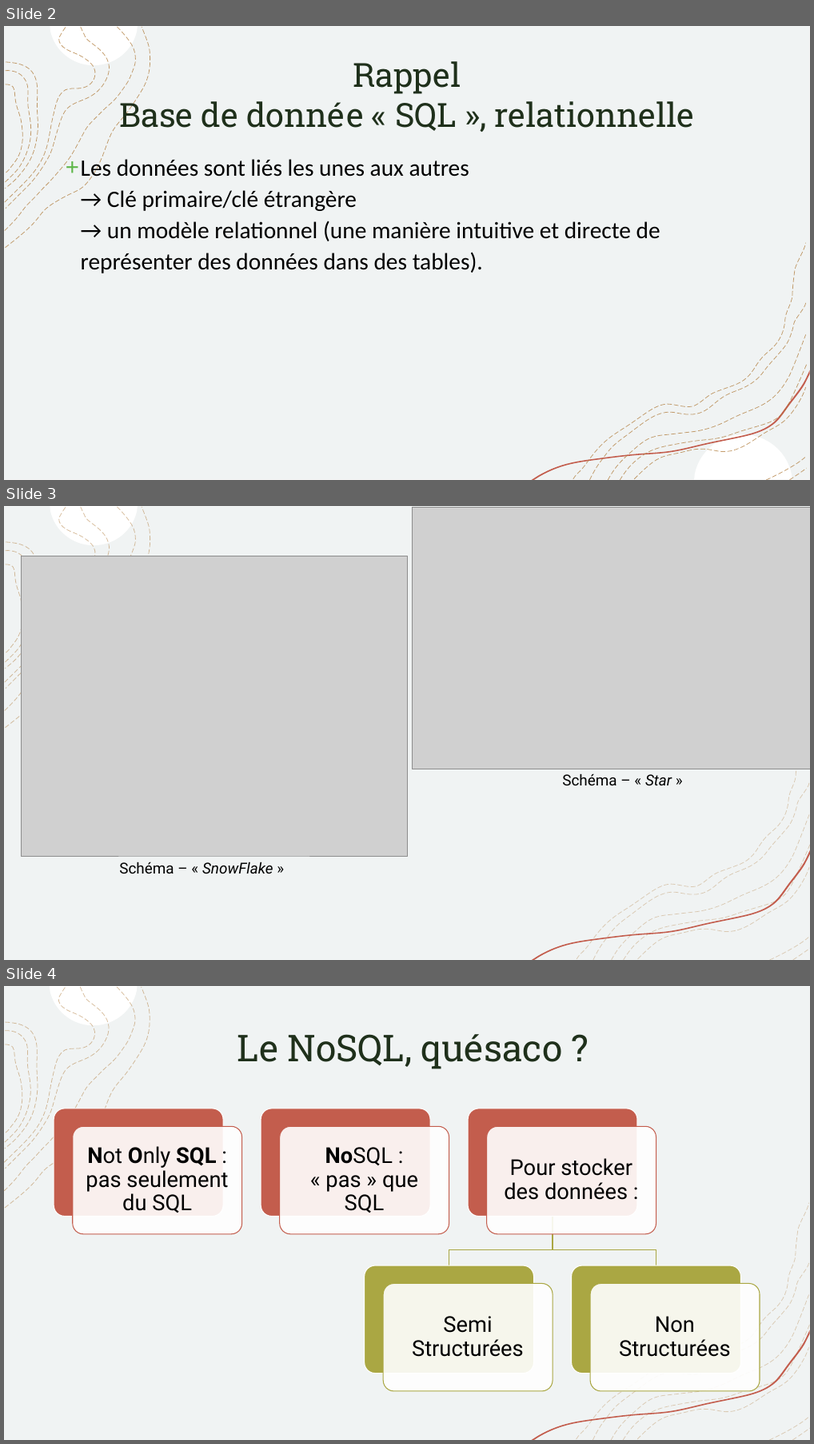
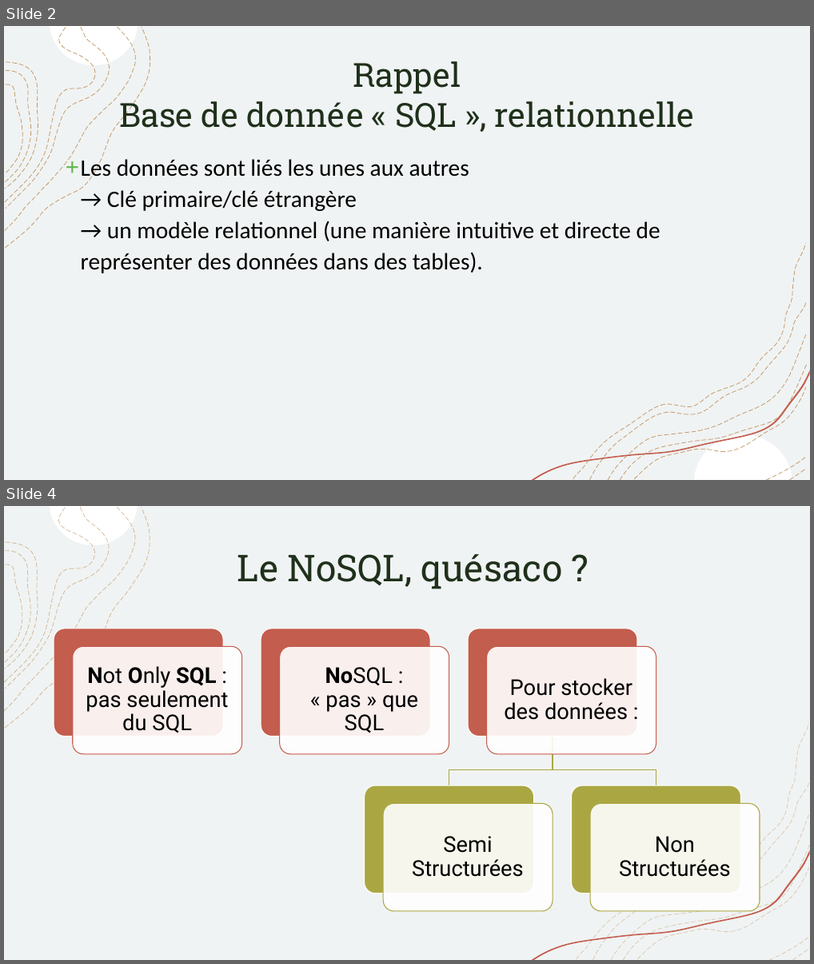
Before and after one commit to AnthonyRyck/Meetup, a slide deck: MeetupGraphDatabase/PresentationPPT/Meetup-Graph.pptx. Shown one above the other, each under a label of ours: slides 2, 3 and 4 before the commit, slides 2 and 4 after it; the slides between them are not shown. The pictures are 814x1444 and 814x964 pixels, drawn with LibreOffice and Linux fonts; fonts in the diff are those of the drawing; grey boxes stand for pictures. Boxes give left, top, right and bottom in pixels: in the first picture for what was removed or moved away, otherwise in the second. Text is boxed around its words. In the diff, an @@ line names an element or a change of style, - is before the commit and + after.

```diff
--- a/MeetupGraphDatabase/PresentationPPT/Meetup-Graph.pptx
+++ b/MeetupGraphDatabase/PresentationPPT/Meetup-Graph.pptx
@@ slide 3 removed at (4, 506, 810, 960), background #FFFFFF; not listed: 10 template elements that a slide beside it also shows @@
@@ rectangle removed at (4, 506, 810, 960) @@
@@ rectangle removed at (4, 506, 810, 960) @@
@@ picture removed at (412, 507, 810, 768) @@
@@ group removed at (5, 506, 150, 728): 8 freeform shapes @@
@@ picture removed at (21, 556, 407, 856) @@
@@ text removed at (562, 773, 672, 785) @@
-Schéma – « Star »
@@ text removed at (119, 861, 274, 873) @@
-Schéma – « SnowFlake »
@@ group removed at (532, 723, 810, 960): 8 freeform shapes @@
```
Also in this commit, not shown: 1 slide added, 1 other file.
